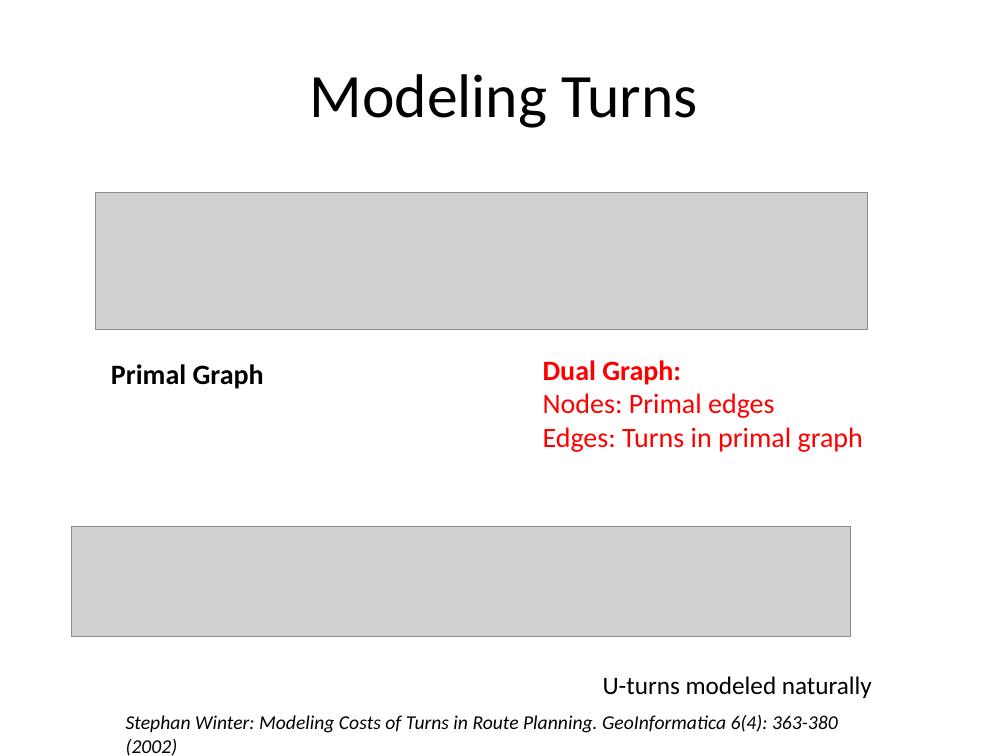
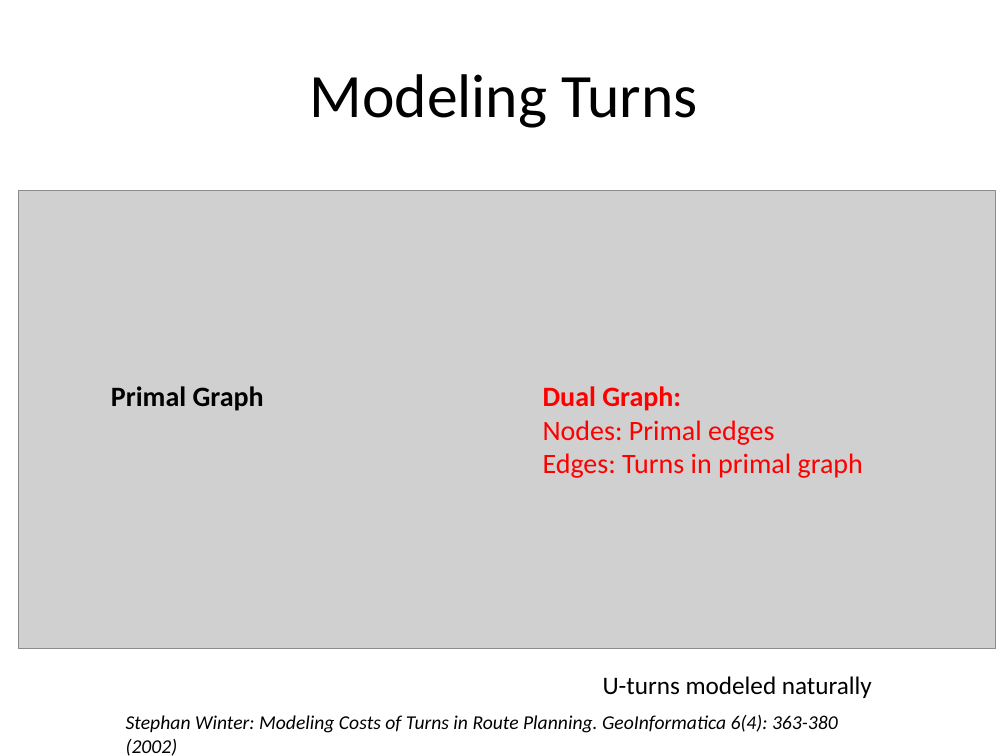
Before and after one commit to samuelbritt/QuickShop, a slide deck: slide 20 of QuickShop_DEMO.pptx (slide 19 before the commit). Drawn at 1008x756 pixels with LibreOffice and Linux fonts; fonts in the diff are those of the drawing; grey boxes stand for pictures. Boxes give left, top, right and bottom in pixels: in the first picture for what was removed or moved away, otherwise in the second. Text is boxed around its words. In the diff, an @@ line names an element or a change of style, - is before the commit and + after.

```diff
--- a/QuickShop_DEMO.pptx
+++ b/QuickShop_DEMO.pptx
@@ picture added at (18,191,996,648) @@
@@ picture removed at (96,193,868,331) @@
@@ text "Primal Graph": place and size @@
-text "Primal Graph" at (111,364,264,389)
+text "Primal Graph" at (111,386,264,411)
@@ text "Dual Graph:": place and size @@
-text "Dual Graph:" at (543,360,863,452)
+text "Dual Graph:" at (543,386,863,478)
@@ picture removed at (72,526,851,637) @@
```
Also in this commit, not shown: 8 other slides changed, 2 slides added, 1 other file.
